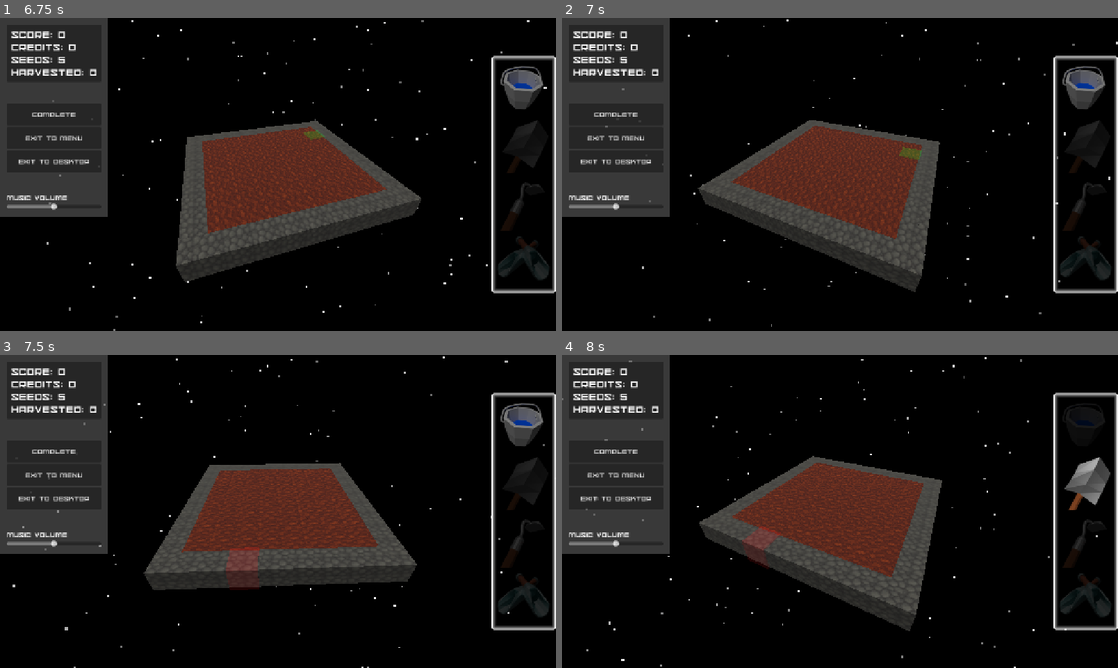
Above: before the commit, frames 1-4 (two rows, left to right).
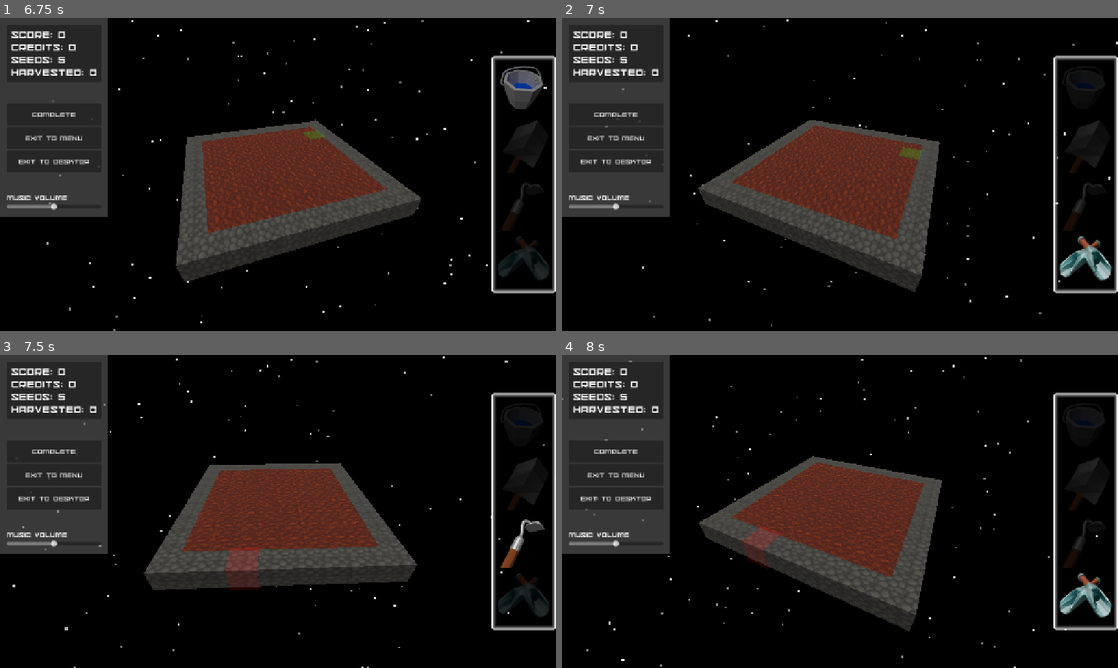
Above: after the commit, the same moments.

Repository: 100-Devs-1-Game/AsteroidFarming
Game: Godot game, scene res://scenes/rootscene.tscn
Same seed, same stepped clock (60 frames per second), same inputs: the game is played once before the commit and once after it.
Inputs (mouse positions are in pixels of both pictures, inside the frame that each line leads up to):
- Up to frame 1 (6.75 s): click "Play" at 0.5 s; click "Complete" at 1.25 s; click (522, 86) at 2 s; click (522, 146) at 2.75 s; click (522, 202) at 3.5 s; click (522, 262) at 4.25 s; tap Enter at 5 s; move the mouse to (400, 158) at 5.02 s; hold D (move_right) 5.03-5.78 s; tap F (change_tool, bound only before the commit) at 5.1 s; click (400, 158) at 5.3 s; move the mouse to (166, 190) at 5.77 s; hold A (move_left) 5.78-6.53 s; click (166, 190) at 5.85 s; tap Shift (shift) at 6.05 s; move the mouse to (333, 105) at 6.52 s; hold D (move_right) from 6.53 s (still down); hold Shift (shift) from 6.53 s (still down); click (333, 105) at 6.67 s
- Up to frame 2 (7 s): keep holding D (move_right); keep holding Shift (shift); tap Mouse wheel up (prev_tool, bound only after the commit) at 6.8 s
- Up to frame 3 (7.5 s): keep holding D (move_right); move the mouse to (250, 574) at 7.27 s; release Shift (shift) at 7.28 s; tap Mouse wheel up (prev_tool, bound only after the commit) at 7.35 s; click (250, 574) at 7.42 s
- Up to frame 4 (8 s): keep holding D (move_right); tap F (change_tool, bound only before the commit) at 7.55 s

Frame 1 is identical in both runs. In frame 2, 1.4% of the frame differs, in the area x 89-99%, y 15-84%; in frame 3, 1.1%; in frame 4, 1.5%, in the area x 89-99%, y 32-84%.

Commit message:
Add mouse wheel support

Diff:
--- a/src/project.godot
+++ b/src/project.godot
@@ -71,9 +71,15 @@
 "events": [Object(InputEventKey,"resource_local_to_scene":false,"resource_name":"","device":-1,"window_id":0,"alt_press …(192 unchanged characters)…
 ]
 }
-change_tool={
+prev_tool={
+"deadzone": 0.2,
+"events": [Object(InputEventMouseButton,"resource_local_to_scene":false,"resource_name":"","device":-1,"window_id":0,"alt_pressed":false,"shift_pressed":false,"ctrl_pressed":false,"meta_pressed":false,"button_mask":0,"position":Vector2(0, 0),"global_position":Vector2(0, 0),"factor":1.0,"button_index":4,"canceled":false,"pressed":false,"double_click":false,"script":null)
+]
+}
+next_tool={
 "deadzone": 0.2,
 "events": [Object(InputEventKey,"resource_local_to_scene":false,"resource_name":"","device":-1,"window_id":0,"alt_press …(192 unchanged characters)…
+, Object(InputEventMouseButton,"resource_local_to_scene":false,"resource_name":"","device":-1,"window_id":0,"alt_pressed":false,"shift_pressed":false,"ctrl_pressed":false,"meta_pressed":false,"button_mask":0,"position":Vector2(0, 0),"global_position":Vector2(0, 0),"factor":1.0,"button_index":5,"canceled":false,"pressed":false,"double_click":false,"script":null)
 ]
 }
 click={
--- a/src/scripts/main.gd
+++ b/src/scripts/main.gd
@@ -136,8 +136,10 @@
 						%"AudioStreamPlayer Cut".play()
 
 func _process(delta: float) -> void:
-	if Input.is_action_just_pressed("change_tool"):
+	if Input.is_action_just_pressed("next_tool"):
 		active_tool = wrapi(active_tool + 1, 0, 4)
+	if Input.is_action_just_pressed("prev_tool"):
+		active_tool = wrapi(active_tool - 1, 0, 4)
 
 	var cleanup = []
 	for p in plants.keys():
